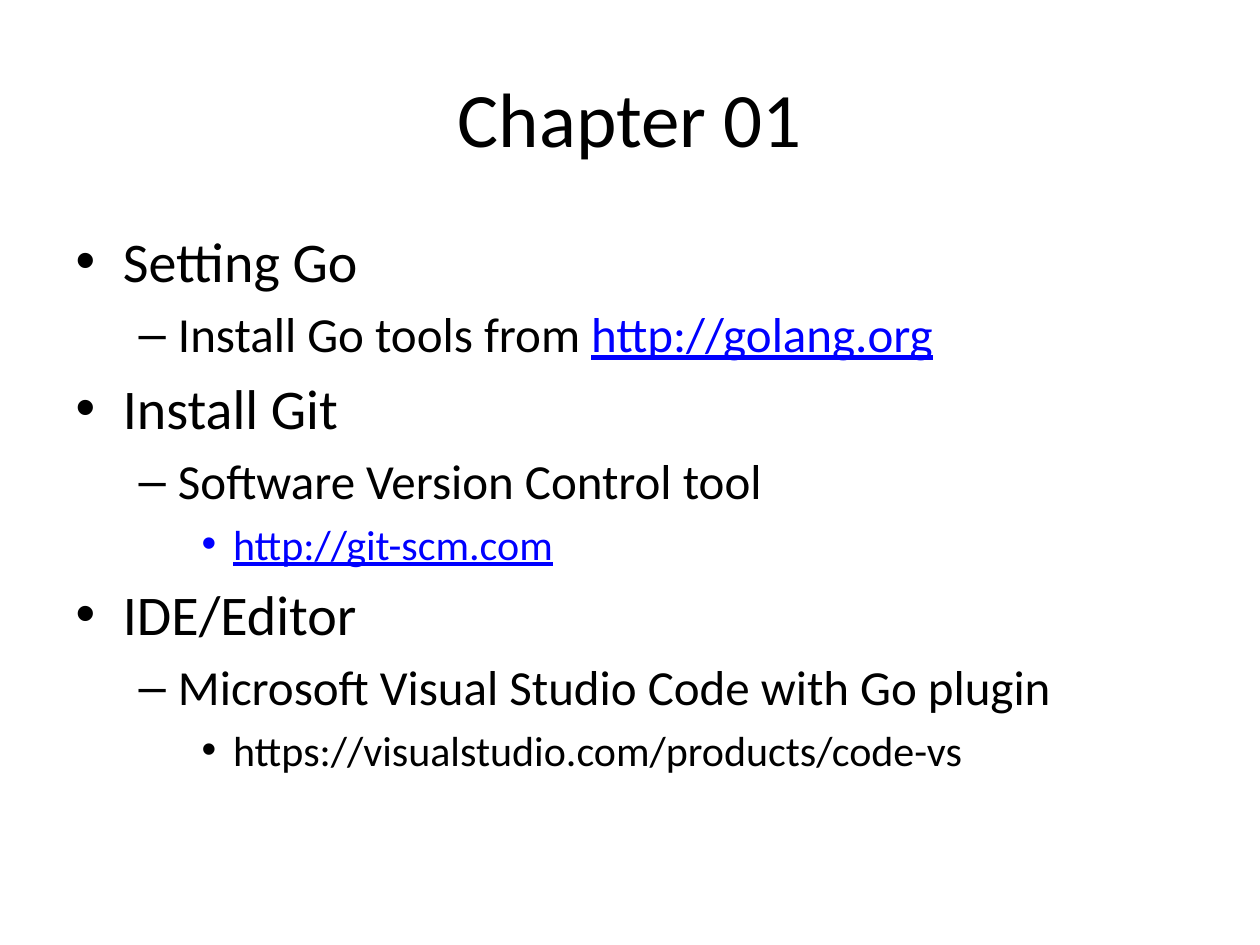
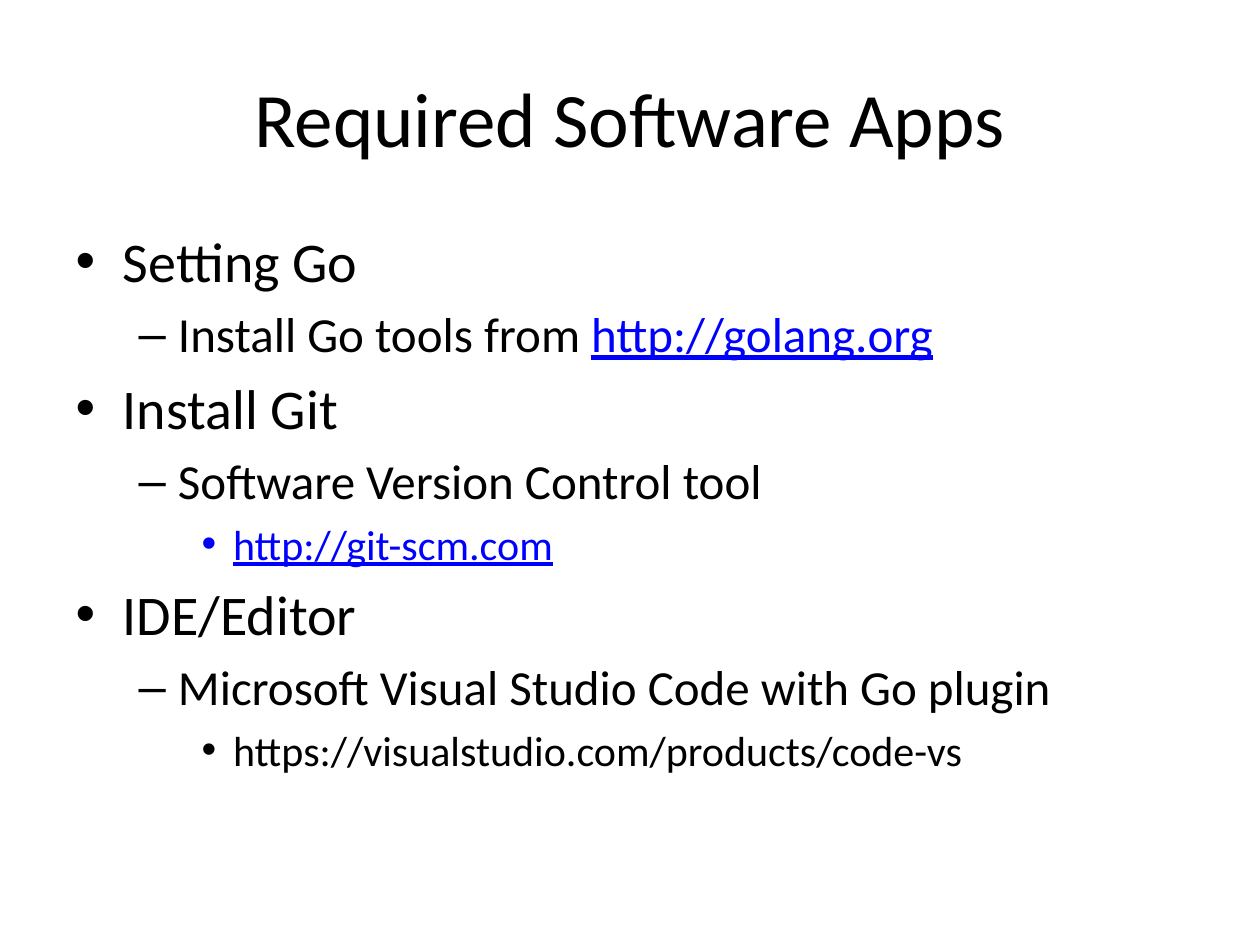
Before and after one commit to xiliax/go-lang-programming, a slide deck: slide 2 of doc/Go-Lang-Programming.pptx. Drawn at 1260x945 pixels with LibreOffice and Linux fonts; fonts in the diff are those of the drawing. Boxes give left, top, right and bottom in pixels: in the first picture for what was removed or moved away, otherwise in the second. Text is boxed around its words. In the diff, an @@ line names an element or a change of style, - is before the commit and + after.

```diff
--- a/doc/Go-Lang-Programming.pptx
+++ b/doc/Go-Lang-Programming.pptx
@@ title at (254,93,1004,160): text changed @@
-Chapter 01
+Required Software Apps
```
Also in this commit, not shown: 18 slides added, 24 other files.
